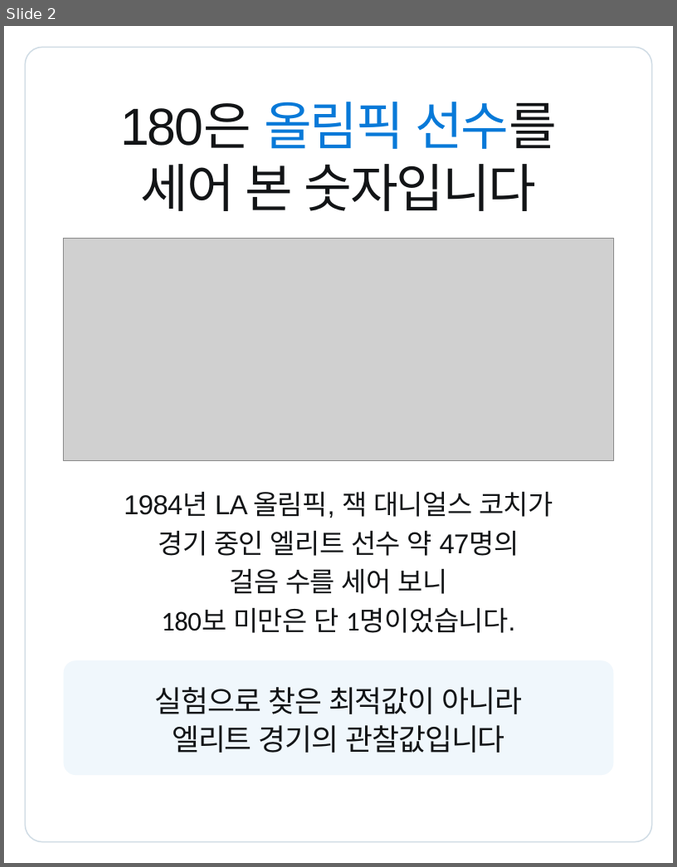
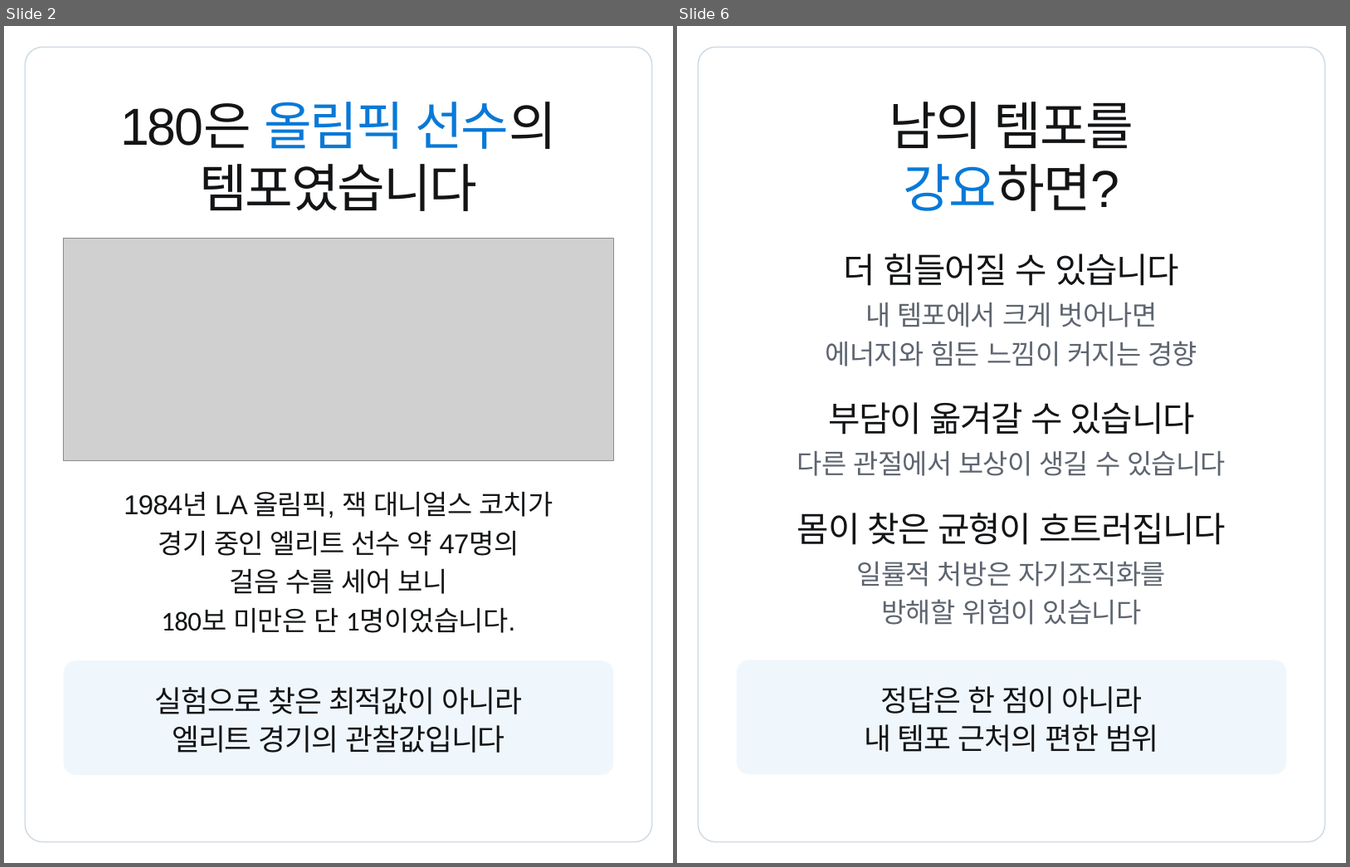
Before and after one commit to js920915-cyber/New-box, a slide deck: content/cadence-180-rule/adobe-express/cadence-180-rule-express.pptx. Shown side by side, each under a label of ours: slide 2 before the commit, slides 2 and 6 after it; the slides between them are not shown. The pictures are 677x867 and 1350x867 pixels, drawn with LibreOffice and Linux fonts; fonts in the diff are those of the drawing; grey boxes stand for pictures. Boxes give left, top, right and bottom in pixels: in the first picture for what was removed or moved away, otherwise in the second. Text is boxed around its words. In the diff, an @@ line names an element or a change of style, - is before the commit and + after.

```diff
--- a/content/cadence-180-rule/adobe-express/cadence-180-rule-express.pptx
+++ b/content/cadence-180-rule/adobe-express/cadence-180-rule-express.pptx
@@ slide 6 added at (x1=677, y1=26, x2=1346, y2=863), background #FFFFFF @@
@@ rounded rectangle added at (x1=698, y1=47, x2=1324, y2=841), outline #D0DCE5 1.5 pt @@
@@ text added at (x1=889, y1=102, x2=1134, y2=149), 63 pt, text #121416 @@
+남의 템포를
@@ text added at (x1=903, y1=164, x2=1119, y2=211), 63 pt, text #121416 @@
+강요하면?
@@ text added at (x1=844, y1=253, x2=1179, y2=286), 42 pt, text #121416 @@
+더 힘들어질 수 있습니다
@@ text added at (x1=865, y1=302, x2=1158, y2=327), 33 pt, text #5E6570 @@
+내 템포에서 크게 벗어나면
@@ text added at (x1=826, y1=341, x2=1197, y2=366), 33 pt, text #5E6570 @@
+에너지와 힘든 느낌이 커지는 경향
@@ text added at (x1=828, y1=402, x2=1195, y2=434), 42 pt, text #121416 @@
+부담이 옮겨갈 수 있습니다
@@ text added at (x1=797, y1=451, x2=1226, y2=476), 33 pt, text #5E6570 @@
+다른 관절에서 보상이 생길 수 있습니다
@@ text added at (x1=797, y1=512, x2=1226, y2=545), 42 pt, text #121416 @@
+몸이 찾은 균형이 흐트러집니다
@@ text added at (x1=857, y1=561, x2=1166, y2=586), 33 pt, text #5E6570 @@
+일률적 처방은 자기조직화를
@@ text added at (x1=881, y1=599, x2=1142, y2=624), 33 pt, text #5E6570 @@
+방해할 위험이 있습니다
@@ rounded rectangle added at (x1=737, y1=659, x2=1286, y2=774), fill #F0F7FC @@
@@ text added at (x1=881, y1=686, x2=1143, y2=713), 36 pt, text #121416 @@
+정답은 한 점이 아니라
@@ text added at (x1=864, y1=724, x2=1159, y2=751), 36 pt, text #121416 @@
+내 템포 근처의 편한 범위
@@ slide 2 changed as well @@
@@ text at (x1=120, y1=102, x2=557, y2=149): text changed @@
-180은 올림픽 선수를
+180은 올림픽 선수의
@@ text at (x1=199, y1=164, x2=477, y2=211): text changed @@
-세어 본 숫자입니다
+템포였습니다
```
Also in this commit, not shown: 6 other slides added, 6 slides removed, 57 other files.
